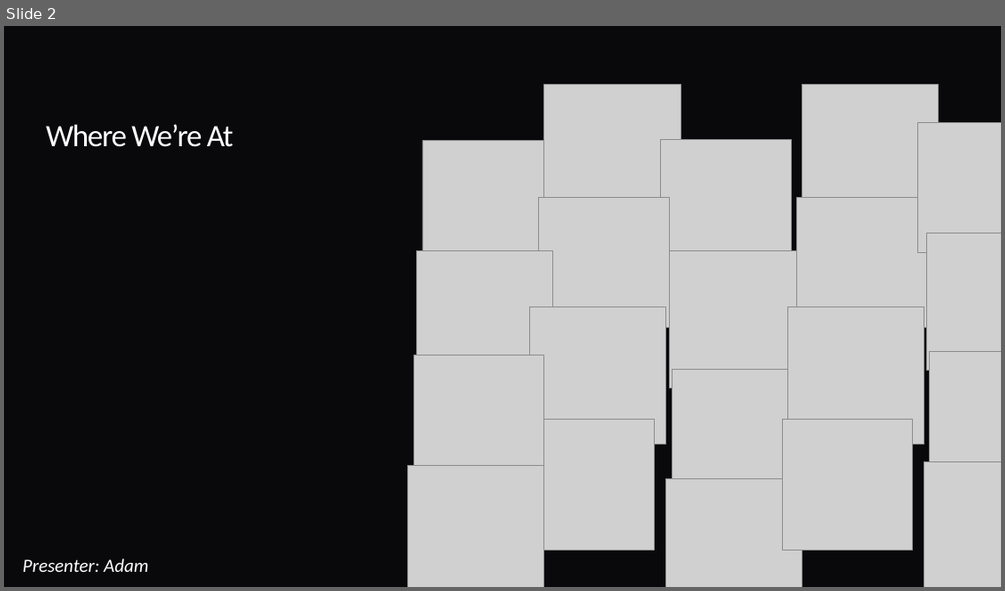
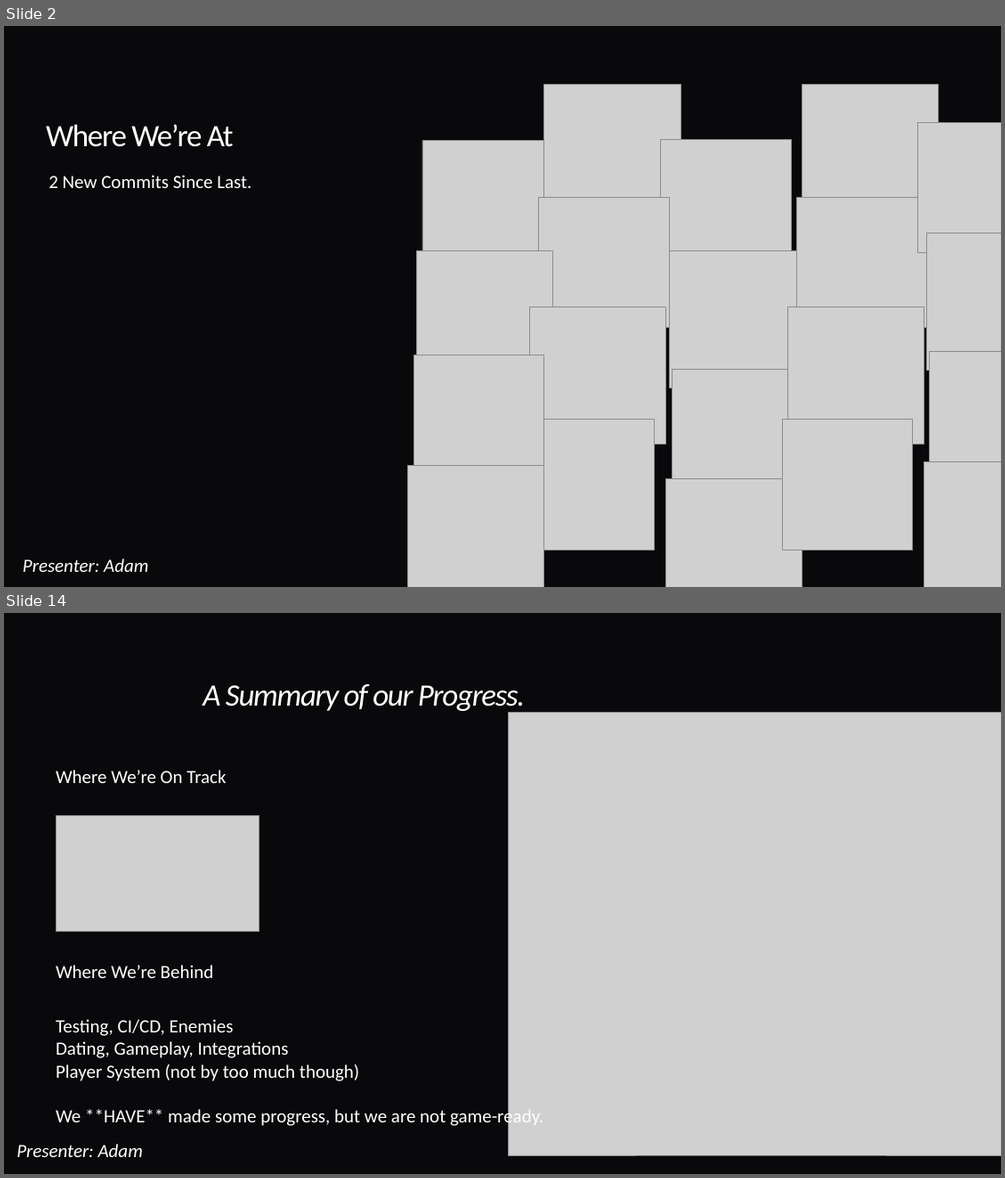
Before and after one commit to programDraconic/IGTTAWAGMTAVSBHVFDAOUM, a slide deck: docs/presentations/TL1-SA/C3383 TL1 STATUS UPDATE 20261117.pptx. Shown one above the other, each under a label of ours: slide 2 before the commit, slides 2 and 14 after it; the slides between them are not shown. The pictures are 1005x591 and 1005x1178 pixels, drawn with LibreOffice and Linux fonts; fonts in the diff are those of the drawing; grey boxes stand for pictures; background and template pictures are left out. Boxes give left, top, right and bottom in pixels: in the first picture for what was removed or moved away, otherwise in the second. Text is boxed around its words. In the diff, an @@ line names an element or a change of style, - is before the commit and + after.

```diff
--- a/docs/presentations/TL1-SA/C3383 TL1 STATUS UPDATE 20261117.pptx
+++ b/docs/presentations/TL1-SA/C3383 TL1 STATUS UPDATE 20261117.pptx
@@ slide 14 added at [4,613,1001,1174], background #09090C @@
@@ title added at [202,684,525,714], 30 pt, text #FFFFFF, italic @@
+A Summary of our Progress.
@@ picture added at [508,713,1001,1155] @@
@@ text added at [56,770,226,783], 18 pt, text #FFFFFF @@
+Where We’re On Track
@@ picture added at [56,816,259,932] @@
@@ text added at [56,965,214,978], 18 pt, text #FFFFFF @@
+Where We’re Behind
@@ text added at [56,1019,543,1128], 18 pt, text #FFFFFF @@
+Testing, CI/CD, Enemies
+Dating, Gameplay, Integrations
+Player System (not by too much though)
+We **HAVE** made some progress, but we are not game-ready.
@@ text added at [16,1143,143,1157], 18 pt, text #FFFFFF, italic @@
+Presenter: Adam
@@ slide 2 changed as well @@
@@ text added at [48,175,251,188], 18 pt, text #FFFFFF @@
+2 New Commits Since Last.
```
Also in this commit, not shown: 1 other slide changed, 13 other slides added, 37 slides removed, 2 other files.
